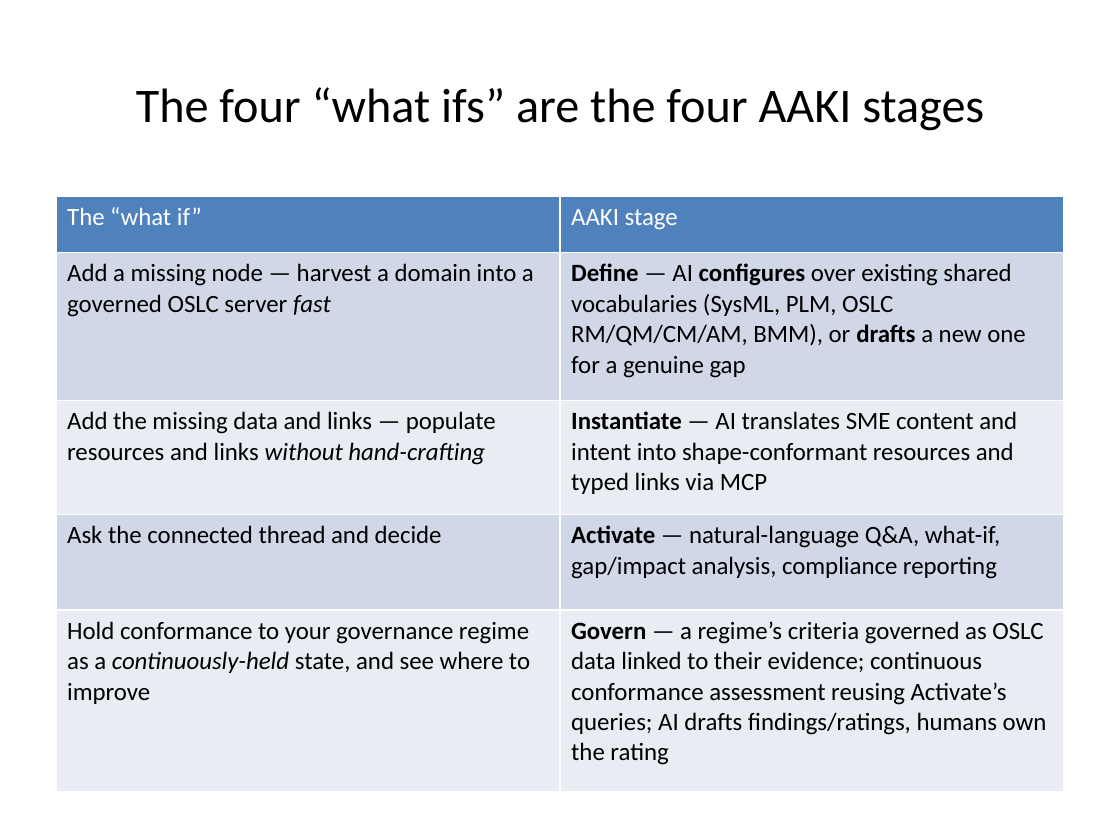
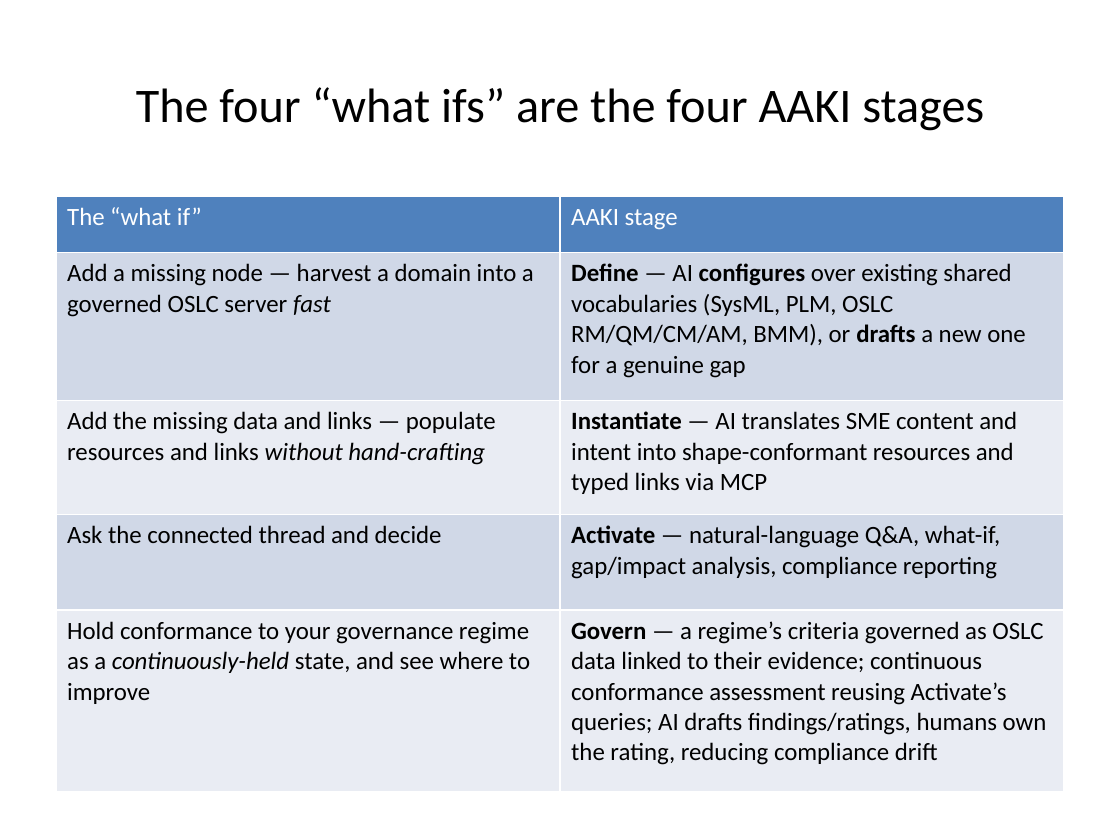
Before and after one commit to OSLC/oslc4js, a slide deck: slide 5 of docs/AAKI-Overview-Presentation.pptx. Drawn at 1120x840 pixels with LibreOffice and Linux fonts; fonts in the diff are those of the drawing. Boxes give left, top, right and bottom in pixels: in the first picture for what was removed or moved away, otherwise in the second. Text is boxed around its words. In the diff, an @@ line names an element or a change of style, - is before the commit and + after.

```diff
--- a/docs/AAKI-Overview-Presentation.pptx
+++ b/docs/AAKI-Overview-Presentation.pptx
@@ table at (56,196,1064,792) @@
-row 5, column 2: Govern — a regime’s criteria governed as OSLC data linked to their evidence; continuous conformance assessment reusing Activate’s queries; AI drafts findings/ratings, humans own the rating
+row 5, column 2: Govern — a regime’s criteria governed as OSLC data linked to their evidence; continuous conformance assessment reusing Activate’s queries; AI drafts findings/ratings, humans own the rating, reducing compliance drift
```
Also in this commit, not shown: 4 other slides changed, 1 other file.
